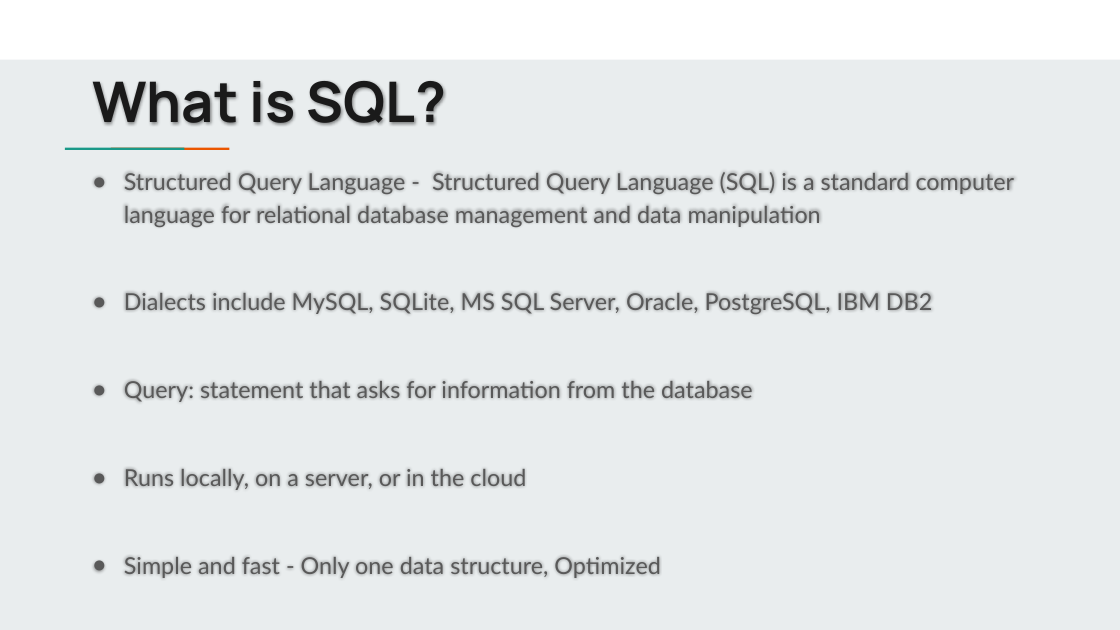
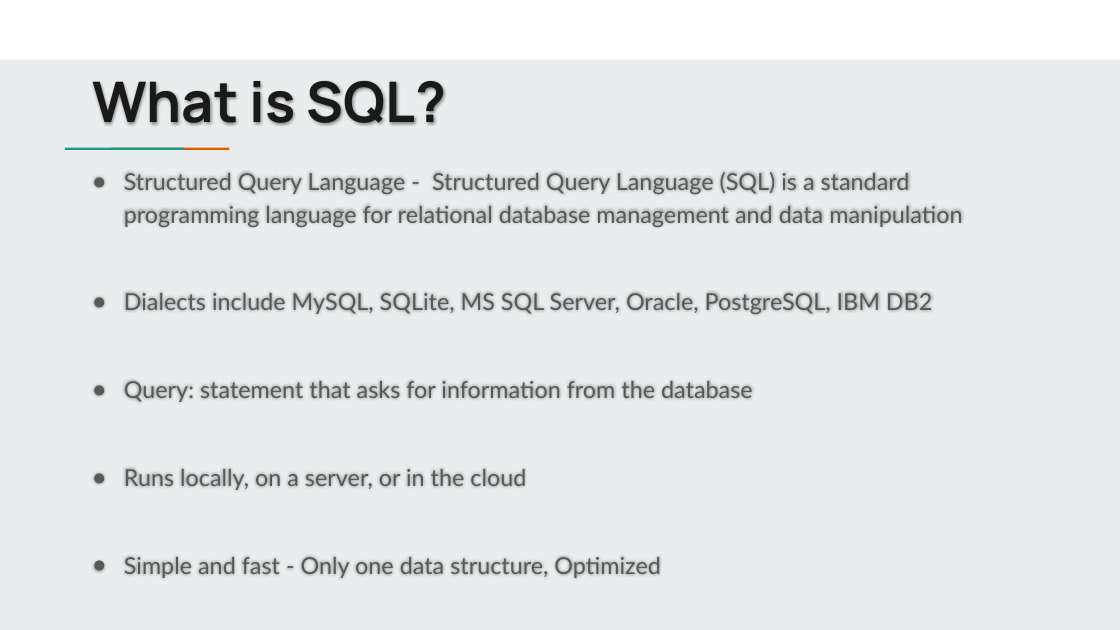
Before and after one commit to jbergmann56/OSDA-DataManipulationAndManagement, a slide deck: slide 7 of Lectures/(1) Data Manipulation - Basics.pptx. Drawn at 1120x630 pixels with LibreOffice and Linux fonts; fonts in the diff are those of the drawing. Boxes give left, top, right and bottom in pixels: in the first picture for what was removed or moved away, otherwise in the second. Text is boxed around its words. In the diff, an @@ line names an element or a change of style, - is before the commit and + after.

```diff
--- a/Lectures/(1) Data Manipulation - Basics.pptx
+++ b/Lectures/(1) Data Manipulation - Basics.pptx
@@ text at [124,172,962,227]: text changed @@
-● Structured Query Language - Structured Query Language (SQL) is a standard computer language for relational database management and data manipulation
+● Structured Query Language - Structured Query Language (SQL) is a standard programming language for relational database management and data manipulation
```
Also in this commit, not shown: 2 other slides changed, 2 slides added, 11 slides removed, 2 other files.
